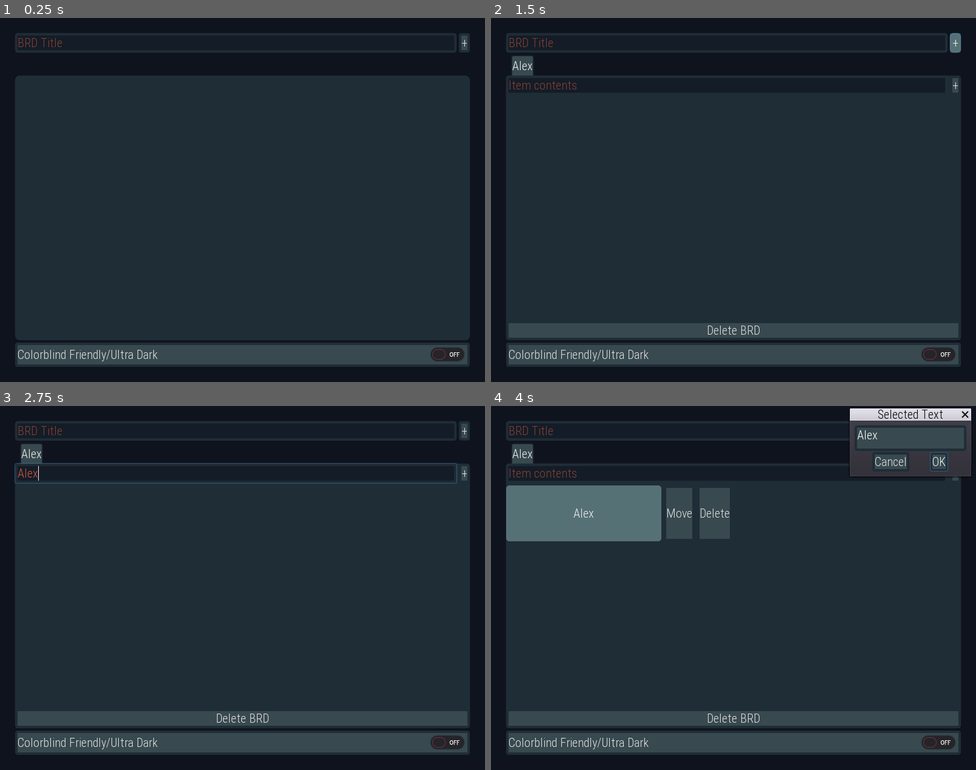
Above: before the commit, frames 1-4 (two rows, left to right).
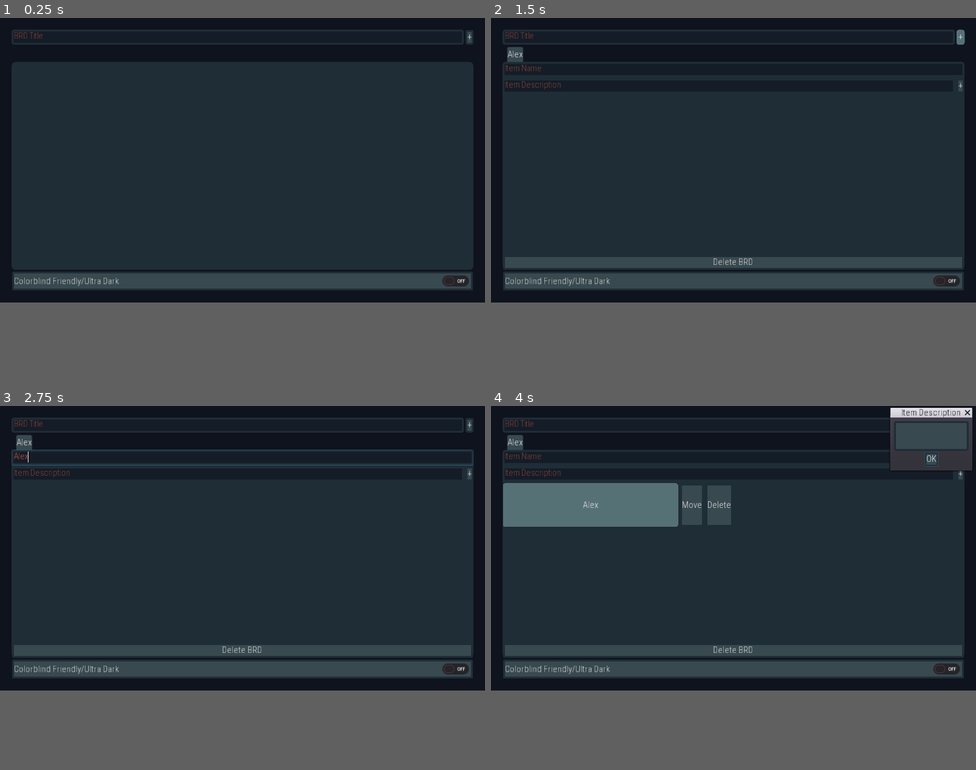
Above: after the commit, the same moments.

Repository: FunNoober/BRD-Sharp
Game: Godot game, scene res://assets/scenes/Main.tscn
Same seed, same stepped clock (60 frames per second), same inputs: the game is played once before the commit and once after it.
Inputs (mouse positions are in pixels of both pictures, inside the frame that each line leads up to):
- Up to frame 1 (0.25 s): no input
- Up to frame 2 (1.5 s): click (728, 43) at 0.52 s; type "Alex" at 0.6 s; click "+" at 1.25 s
- Up to frame 3 (2.75 s): click (237, 471) at 2.02 s; type "Alex" at 2.1 s
- Up to frame 4 (4 s): click "+" at 2.75 s; click "Alex" at 3.5 s
In our replay, the window is 800x600 before the commit and 800x469 after it. These sizes can differ from the game's own. Grey fills any space a smaller window leaves; there, only what the larger window draws over its background counts as a difference.

The runs differ from the first frame. In frame 1, 23% of the frame differs, in the area x 0-100%, y 3-100%; in frame 2, 26%; in frame 3, 27%; in frame 4, 31%, in the area x 0-100%, y 0-100%.

Commit message:
Added Item Descriptions

Diff:
--- a/program_files/assets/prefabs/NewBRD.tscn
+++ b/program_files/assets/prefabs/NewBRD.tscn
@@ -18,19 +18,30 @@
 margin_bottom = 24.0
 
 [node name="NewItemText" type="LineEdit" parent="VBoxContainer/HBoxContainer"]
+margin_right = 1024.0
+margin_bottom = 24.0
+size_flags_horizontal = 3
+placeholder_text = "Item Name"
+
+[node name="HBoxContainer2" type="HBoxContainer" parent="VBoxContainer"]
+margin_top = 28.0
+margin_right = 1024.0
+margin_bottom = 52.0
+
+[node name="NewDecriptionText" type="LineEdit" parent="VBoxContainer/HBoxContainer2"]
 margin_right = 1000.0
 margin_bottom = 24.0
 size_flags_horizontal = 3
-placeholder_text = "Item contents"
+placeholder_text = "Item Description"
 
-[node name="AddItemButton" type="Button" parent="VBoxContainer/HBoxContainer"]
+[node name="AddItemButton" type="Button" parent="VBoxContainer/HBoxContainer2"]
 margin_left = 1004.0
 margin_right = 1024.0
 margin_bottom = 24.0
 text = "+"
 
 [node name="Columns" type="HBoxContainer" parent="VBoxContainer"]
-margin_top = 28.0
+margin_top = 56.0
 margin_right = 1024.0
 margin_bottom = 576.0
 size_flags_horizontal = 3
@@ -38,13 +49,13 @@
 
 [node name="ToDoColumnScrollContainer" type="ScrollContainer" parent="VBoxContainer/Columns"]
 margin_right = 510.0
-margin_bottom = 548.0
+margin_bottom = 520.0
 size_flags_horizontal = 3
 size_flags_vertical = 3
 
 [node name="ToDoColumn" type="VBoxContainer" parent="VBoxContainer/Columns/ToDoColumnScrollContainer"]
 margin_right = 510.0
-margin_bottom = 548.0
+margin_bottom = 520.0
 rect_pivot_offset = Vector2( -454, 111 )
 size_flags_horizontal = 3
 size_flags_vertical = 3
@@ -52,13 +63,13 @@
 [node name="DoneColumnScrollContainer" type="ScrollContainer" parent="VBoxContainer/Columns"]
 margin_left = 514.0
 margin_right = 1024.0
-margin_bottom = 548.0
+margin_bottom = 520.0
 size_flags_horizontal = 3
 size_flags_vertical = 3
 
 [node name="DoneColumn" type="VBoxContainer" parent="VBoxContainer/Columns/DoneColumnScrollContainer"]
 margin_right = 510.0
-margin_bottom = 548.0
+margin_bottom = 520.0
 rect_pivot_offset = Vector2( -454, 111 )
 size_flags_horizontal = 3
 size_flags_vertical = 3
@@ -70,7 +81,6 @@
 text = "Delete BRD"
 
 [node name="ConfirmationDialog" type="ConfirmationDialog" parent="."]
-visible = true
 margin_left = 473.0
 margin_top = 199.0
 margin_right = 673.0
@@ -78,6 +88,7 @@
 dialog_text = "Are you sure?"
 
 [connection signal="text_entered" from="VBoxContainer/HBoxContainer/NewItemText" to="." method="_on_NewItemText_text_entered"]
-[connection signal="pressed" from="VBoxContainer/HBoxContainer/AddItemButton" to="." method="_on_AddItemButton_pressed"]
+[connection signal="text_entered" from="VBoxContainer/HBoxContainer2/NewDecriptionText" to="." method="_on_NewDecriptionText_text_entered"]
+[connection signal="pressed" from="VBoxContainer/HBoxContainer2/AddItemButton" to="." method="_on_AddItemButton_pressed"]
 [connection signal="pressed" from="VBoxContainer/DeleteBRDButton" to="." method="_on_DeleteBRDButton_pressed"]
 [connection signal="confirmed" from="ConfirmationDialog" to="." method="_on_ConfirmationDialog_confirmed"]
--- a/program_files/assets/prefabs/NewItem.tscn
+++ b/program_files/assets/prefabs/NewItem.tscn
@@ -10,46 +10,52 @@
 size_flags_horizontal = 3
 script = ExtResource( 1 )
 
-[node name="ScrollContainer" type="ScrollContainer" parent="."]
-margin_right = 405.0
+[node name="Control" type="HBoxContainer" parent="."]
+margin_right = 1024.0
+margin_bottom = 92.0
+size_flags_horizontal = 3
+
+[node name="ScrollContainer" type="ScrollContainer" parent="Control"]
+margin_right = 833.0
 margin_bottom = 92.0
 size_flags_horizontal = 3
 size_flags_vertical = 3
 
-[node name="Contents" type="Button" parent="ScrollContainer"]
-margin_right = 405.0
+[node name="Contents" type="Button" parent="Control/ScrollContainer"]
+margin_right = 833.0
 margin_bottom = 92.0
 size_flags_horizontal = 3
 size_flags_vertical = 3
 
-[node name="MoveButton" type="Button" parent="."]
-margin_left = 409.0
-margin_right = 456.0
+[node name="MoveButton" type="Button" parent="Control"]
+margin_left = 837.0
+margin_right = 884.0
 margin_bottom = 92.0
 text = "Move"
 
-[node name="OpenButton" type="Button" parent="."]
-margin_left = 460.0
-margin_right = 537.0
+[node name="OpenButton" type="Button" parent="Control"]
+margin_left = 888.0
+margin_right = 965.0
 margin_bottom = 92.0
 text = "Open Link"
 
-[node name="DeleteButton" type="Button" parent="."]
-margin_left = 541.0
-margin_right = 596.0
+[node name="DeleteButton" type="Button" parent="Control"]
+margin_left = 969.0
+margin_right = 1024.0
 margin_bottom = 92.0
 text = "Delete"
 
-[node name="ConfirmationDialog" type="ConfirmationDialog" parent="."]
-visible = true
-margin_left = 600.0
-margin_right = 800.0
+[node name="ConfirmationDialog" type="AcceptDialog" parent="."]
+margin_left = 890.0
+margin_right = 1024.0
 margin_bottom = 92.0
 popup_exclusive = true
-window_title = "Selected Text"
-dialog_text = "Contents"
+window_title = "Item Description"
+resizable = true
+dialog_text = "Contents
+Description"
 
-[connection signal="pressed" from="ScrollContainer/Contents" to="." method="_on_Contents_pressed"]
-[connection signal="pressed" from="MoveButton" to="." method="_on_MoveButton_pressed"]
-[connection signal="pressed" from="OpenButton" to="." method="_on_OpenButton_pressed"]
-[connection signal="pressed" from="DeleteButton" to="." method="_on_DeleteButton_pressed"]
+[connection signal="pressed" from="Control/ScrollContainer/Contents" to="." method="_on_Contents_pressed"]
+[connection signal="pressed" from="Control/MoveButton" to="." method="_on_MoveButton_pressed"]
+[connection signal="pressed" from="Control/OpenButton" to="." method="_on_OpenButton_pressed"]
+[connection signal="pressed" from="Control/DeleteButton" to="." method="_on_DeleteButton_pressed"]
--- a/program_files/assets/scenes/Main.tscn
+++ b/program_files/assets/scenes/Main.tscn
@@ -22,26 +22,26 @@
 anchor_bottom = 1.0
 
 [node name="TopMainBar" type="HBoxContainer" parent="MainContainer"]
-margin_right = 750.0
+margin_right = 974.0
 margin_bottom = 32.0
 
 [node name="NewBRDText" type="LineEdit" parent="MainContainer/TopMainBar"]
-margin_right = 728.0
+margin_right = 952.0
 margin_bottom = 32.0
 size_flags_horizontal = 3
 size_flags_vertical = 3
 placeholder_text = "BRD Title"
 
 [node name="AddBRDButton" type="Button" parent="MainContainer/TopMainBar"]
-margin_left = 732.0
-margin_right = 750.0
+margin_left = 956.0
+margin_right = 974.0
 margin_bottom = 32.0
 size_flags_vertical = 3
 text = "+"
 
 [node name="BRDTabs" type="TabContainer" parent="MainContainer"]
 margin_top = 36.0
-margin_right = 750.0
+margin_right = 974.0
 margin_bottom = 506.0
 size_flags_horizontal = 3
 size_flags_vertical = 3
@@ -50,7 +50,7 @@
 
 [node name="ColorBlindFriendlyButton" type="CheckButton" parent="MainContainer"]
 margin_top = 510.0
-margin_right = 750.0
+margin_right = 974.0
 margin_bottom = 550.0
 text = "Colorblind Friendly/Ultra Dark"
 
--- /dev/null
+++ b/program_files/default_env.tres
@@ -0,0 +1,7 @@
+[gd_resource type="Environment" load_steps=2 format=2]
+
+[sub_resource type="ProceduralSky" id=1]
+
+[resource]
+background_mode = 2
+background_sky = SubResource( 1 )
--- a/program_files/project.godot
+++ b/program_files/project.godot
@@ -21,7 +21,6 @@
 
 [display]
 
-window/size/width=800
 window/handheld/orientation="portrait"
 window/stretch/mode="2d"
 window/stretch/aspect="expand"
--- a/program_files/scripts/NewBRD.gd
+++ b/program_files/scripts/NewBRD.gd
@@ -2,12 +2,14 @@
 
 var items_name_array = []
 var items_complete_array = []
+var items_description_array = []
 var items_id_array = []
 
 var data_to_store = {
 	'items_complete_array' : items_complete_array,
 	'items_name_array' : items_name_array,
 	'items_id_array' : items_id_array,
+	'items_description_array' : items_description_array,
 	'cur_index' : cur_index
 }
 
@@ -30,6 +32,7 @@
 		items_name_array = data_to_store.items_name_array
 		items_complete_array = data_to_store.items_complete_array
 		items_id_array = data_to_store.items_id_array
+		items_description_array = data_to_store.items_description_array
 		cur_index = data_to_store.cur_index
 
 		for i in range(todo_column.get_child_count()):
@@ -40,8 +43,8 @@
 		for i in range(len(items_name_array)):
 			var loc_i = create_new_item(items_name_array[i], false)
 			loc_i.index = items_id_array[i]
+			loc_i.description = items_description_array[i]
 			if items_complete_array[i] == false:
-				print(i)
 				loc_i.is_done = false
 				todo_column.add_child(loc_i)
 			else:
@@ -50,14 +53,17 @@
 
 func create_new_item(contents, should_append):
 	var i = new_item.instance()
-	i.get_node("ScrollContainer/Contents").text = contents
+	i.get_node("Control/ScrollContainer/Contents").text = contents
+	i.description = $VBoxContainer/HBoxContainer2/NewDecriptionText.text
 	i.index = cur_index
 	if should_append == true:
 		items_name_array.append(contents)
 		items_complete_array.append(i.is_done)
 		items_id_array.append(cur_index)
+		items_description_array.append(i.description)
 		cur_index += 1
 	$VBoxContainer/HBoxContainer/NewItemText.text = ''
+	$VBoxContainer/HBoxContainer2/NewDecriptionText.text = ''
 	save()
 	i.connect("move_request", self, "recieve_move_request")
 	i.connect("delete_request", self, "recieve_delete_request")
@@ -71,6 +77,7 @@
 	data_to_store.items_complete_array = items_complete_array
 	data_to_store.items_name_array = items_name_array
 	data_to_store.items_id_array = items_id_array
+	data_to_store.items_description_array = items_description_array
 	data_to_store.cur_index = cur_index
 	var f = File.new()
 	f.open("user://" + name + ".brd", f.WRITE)
@@ -96,7 +103,8 @@
 	cur_index -= 1
 	items_id_array.erase(id)
 	items_complete_array.erase(object.is_done)
-	items_name_array.erase(object.get_node('ScrollContainer/Contents').text)
+	items_name_array.erase(object.get_node('Control/ScrollContainer/Contents').text)
+	items_description_array.erase(object.description)
 	save()
 	object.queue_free()
 	pass
@@ -115,3 +123,8 @@
 func _on_NewItemText_text_entered(new_text: String) -> void:
 	var loc_i = create_new_item($VBoxContainer/HBoxContainer/NewItemText.text, true)
 	todo_column.add_child(loc_i)
+
+
+func _on_NewDecriptionText_text_entered(new_text: String) -> void:
+	var loc_i = create_new_item($VBoxContainer/HBoxContainer/NewItemText.text, true)
+	todo_column.add_child(loc_i)
--- a/program_files/scripts/NewItem.gd
+++ b/program_files/scripts/NewItem.gd
@@ -2,21 +2,22 @@
 
 var is_done : bool
 var index : int
+var description : String
 
 signal move_request(is_done, index, object)
 signal delete_request(index, object)
 
 func _ready() -> void:
-	if $ScrollContainer/Contents.text.find("https") != -1:
-		$OpenButton.show()
+	if $Control/ScrollContainer/Contents.text.find("https") != -1:
+		$Control/OpenButton.show()
 	else:
-		$OpenButton.hide()
+		$Control/OpenButton.hide()
 
 func _on_MoveButton_pressed() -> void:
 	emit_signal("move_request", is_done, index, self)
 
 func _on_OpenButton_pressed() -> void:
-	OS.shell_open($ScrollContainer/Contents.text)
+	OS.shell_open($Control/ScrollContainer/Contents.text)
 
 func _on_DeleteButton_pressed() -> void:
 	emit_signal("delete_request", index, self)
@@ -24,4 +25,4 @@
 
 func _on_Contents_pressed() -> void:
 	$ConfirmationDialog.popup()
-	$ConfirmationDialog.dialog_text = $ScrollContainer/Contents.text
+	$ConfirmationDialog.dialog_text = description
Not shown, added: program_files/export_presets.cfg
Not shown, added: legal/CREDITS
Not shown, added: legal/LICENSE
Not shown, added: legal/PRIVACY POLICY
